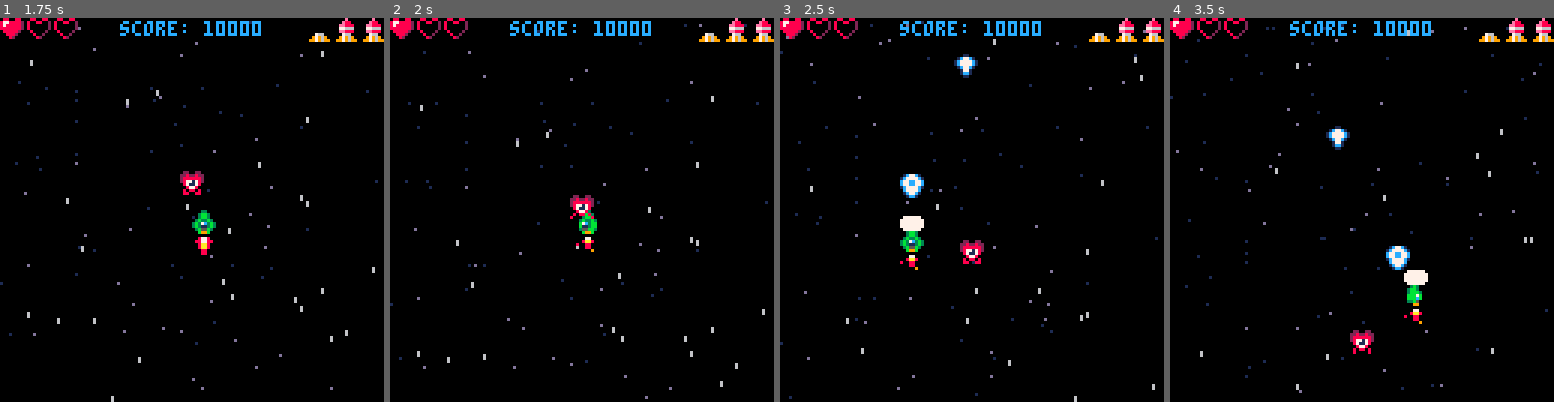
Above: before the commit, frames 1-4 (left to right).
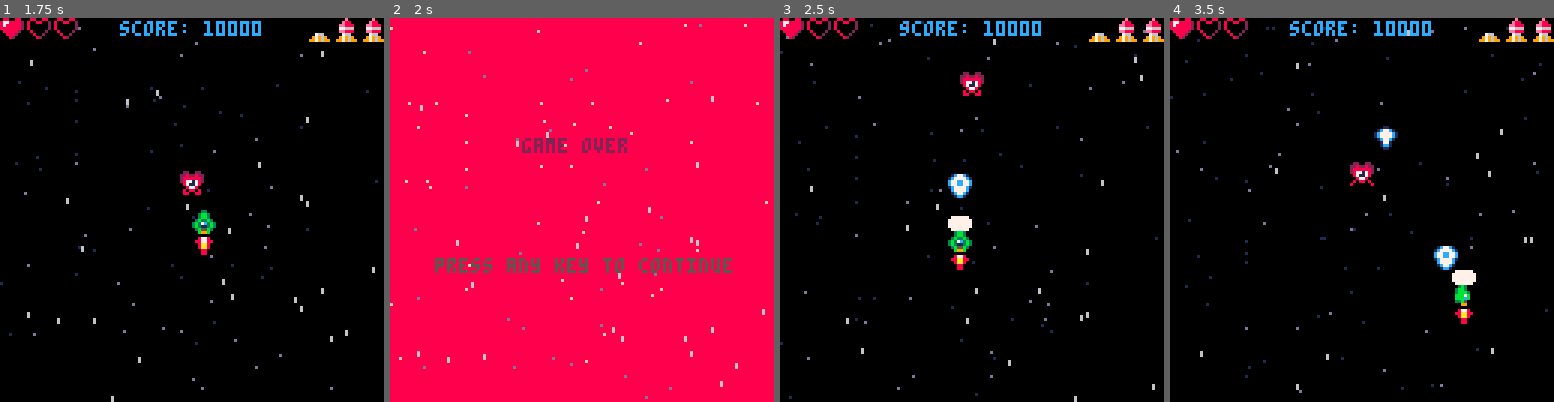
Above: after the commit, the same moments.

Repository: joaquimgamero/pico8-shmup
Game: PICO-8 cartridge shmup.p8
The game is run twice, just before and just after one commit, with the same random seed, the same clock (stepped at 60 frames per second) and the same inputs.
Inputs:
- Up to frame 1 (1.75 s): tap O (Z key) at 0.33, 0.7, 1.43 s; tap X (X key) at 1.07 s
- Up to frame 2 (2 s): hold Left from 1.97 s (still down)
- Up to frame 3 (2.5 s): tap X (X key) at 2.07, 2.4 s; tap O (Z key) at 2.22 s; release Left at 2.37 s; hold Down from 2.42 s (still down)
- Up to frame 4 (3.5 s): tap X (X key) at 2.73, 3.07, 3.4 s; release Down at 2.82 s; hold Right from 2.87 s (still down); tap O (Z key) at 3.1 s

Frame 1 is identical in both runs. In frame 2, 99% of the frame differs, in the area x 0-100%, y 0-100%; in frame 3, 2.5%; in frame 4, 2.6%.

Commit message:
feat: first working collision detection

Diff:
--- a/shmup.p8
+++ b/shmup.p8
@@ -124,7 +124,15 @@
  for en in all(enemies) do
   if collide(ship,en) then
    lives-=1
-  end
+   sfx(1)
+   del(enemies,en)
+  end
+ end
+
+ -- monitor lives
+ if lives<=0 then
+  mode='over'
+  return
  end
 end
 
@@ -396,13 +404,21 @@
  -- math
  local a_left=a.x
  local a_top=a.y
-
+ local a_right=a.x+7
+ local a_bottom=a.y+7
 
  local b_left=b.x
  local b_top=b.y
-
-
- return false
+ local b_right=b.x+7
+ local b_bottom=b.y+7
+
+
+ if a_top>b_bottom then return false end
+ if b_top>a_bottom then return false end
+ if a_left>b_right then return false end
+ if b_left>a_right then return false end
+
+ return true
 end
 __gfx__
 00000000000030000003300000033000000330000003000000000000000000000000000000000000000000000880088008800880000000000000000000000000
Not shown, changed: the sound effects (__sfx__) section of shmup.p8
